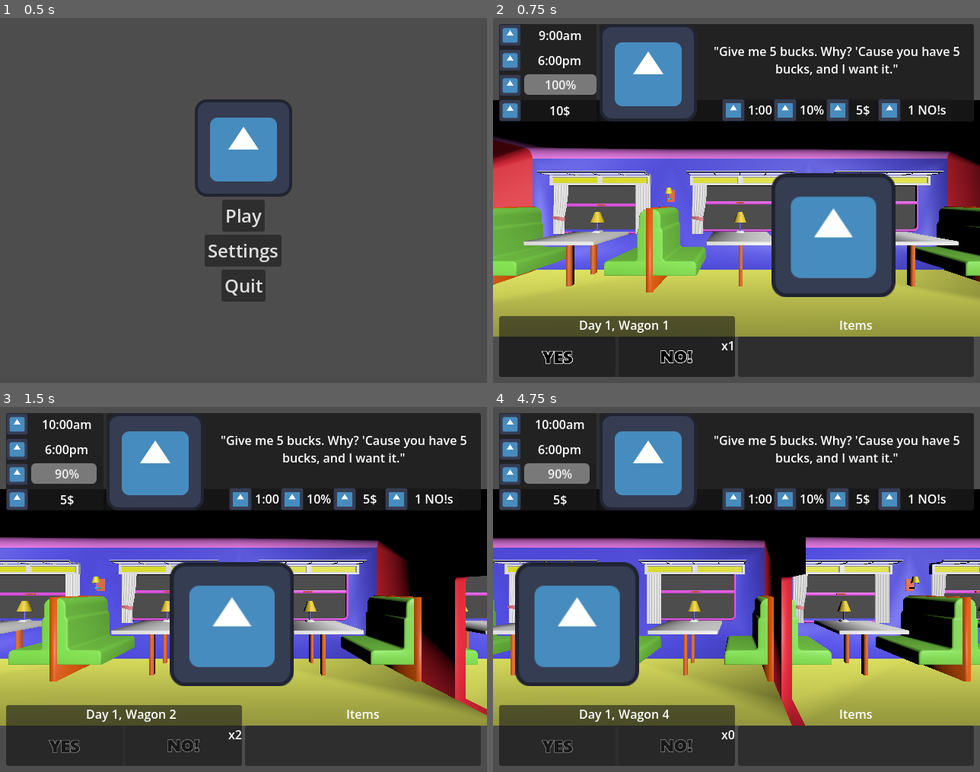
Above: before the commit, frames 1-4 (two rows, left to right).
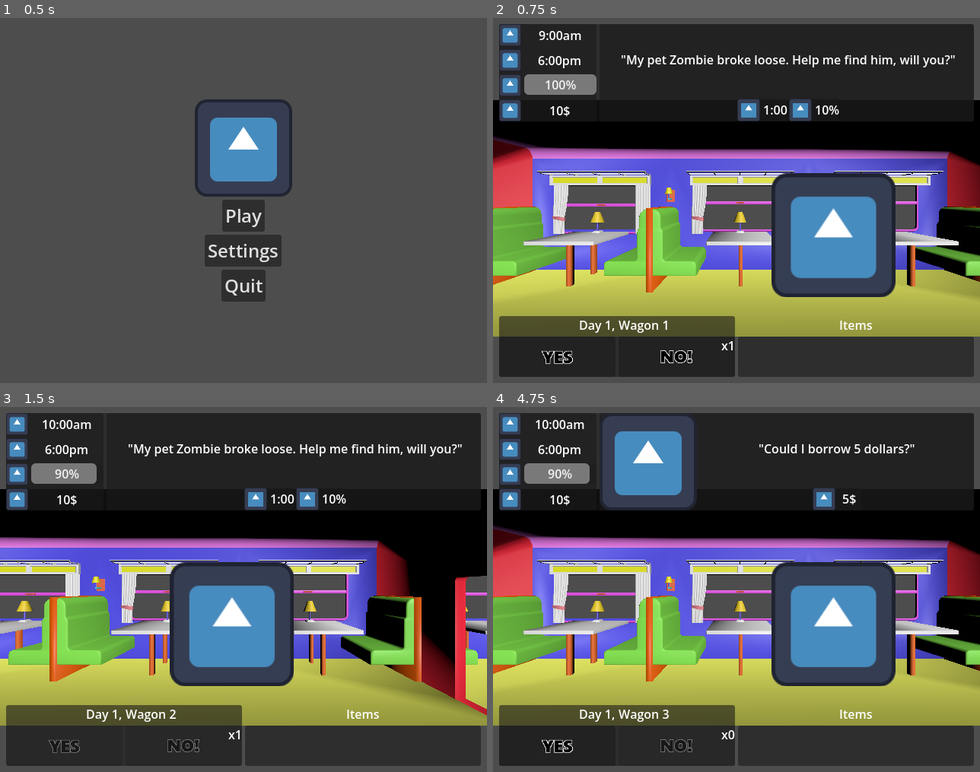
Above: after the commit, the same moments.

Repository: Smg065/WGJ2026
Game: Godot game, scene res://Scenes/MainMenu.tscn
Same seed, same stepped clock (60 frames per second), same inputs: the game is played once before the commit and once after it. The engine's default icon, where the game draws it, is replaced by a stand-in: a white triangle on a blue panel in a dark square.
Inputs (mouse positions are in pixels of both pictures, inside the frame that each line leads up to):
- Up to frame 1 (0.5 s): no input
- Up to frame 2 (0.75 s): click "Play" at 0.5 s
- Up to frame 3 (1.5 s): click (63, 746) at 1.25 s
- Up to frame 4 (4.75 s): click "x2" (after the commit: "x1") at 2.75 s; click (678, 746) at 4.25 s, where only the run before the commit has a clickable "x1"

Frame 1 is identical in both runs. In frame 2, 7.9% of the frame differs, in the area x 21-96%, y 2-29%; in frame 3, 8.0%; in frame 4, 37%, in the area x 0-100%, y 7-95%.

Commit message:
RequestExamples

Diff:
--- /dev/null
+++ b/Resources/Requests/BorrowMoney.tres
@@ -0,0 +1,17 @@
+[gd_resource type="Resource" script_class="CharacterRequest" format=3 uid="uid://cg0m5rkw0g00p"]
+
+[ext_resource type="Texture2D" uid="uid://duy0mimcue85a" path="res://icon.svg" id="1_faa7q"]
+[ext_resource type="Script" uid="uid://crmyuhxtt7onq" path="res://Scripts/CharacterRequest.gd" id="2_6iikf"]
+
+[resource]
+script = ExtResource("2_6iikf")
+dialogueEn = "\"Could I borrow 5 dollars?\""
+tagBlacklist = Array[String](["Borrow1"])
+yesTags = Array[String](["Borrow1"])
+timeCost = 0
+moneyCost = 5
+charWagon = ExtResource("1_faa7q")
+charProfile = ExtResource("1_faa7q")
+charYes = ExtResource("1_faa7q")
+charNo = ExtResource("1_faa7q")
+metadata/_custom_type_script = "uid://crmyuhxtt7onq"
--- /dev/null
+++ b/Resources/Requests/BorrowMoney2.tres
@@ -0,0 +1,19 @@
+[gd_resource type="Resource" script_class="CharacterRequest" format=3 uid="uid://ydy7tut73310"]
+
+[ext_resource type="Texture2D" uid="uid://duy0mimcue85a" path="res://icon.svg" id="1_osk7s"]
+[ext_resource type="Script" uid="uid://crmyuhxtt7onq" path="res://Scripts/CharacterRequest.gd" id="2_fwakd"]
+
+[resource]
+script = ExtResource("2_fwakd")
+dialogueEn = "\"I have your money. I just can't figure out where I left it... Will you help me find it?\""
+tagWhitelist = Array[String](["Borrow1"])
+tagBlacklist = Array[String](["Borrow2"])
+yesTags = Array[String](["Borrow2"])
+energyCost = 15
+timeCost = 2
+moneyCost = -5
+charWagon = ExtResource("1_osk7s")
+charProfile = ExtResource("1_osk7s")
+charYes = ExtResource("1_osk7s")
+charNo = ExtResource("1_osk7s")
+metadata/_custom_type_script = "uid://crmyuhxtt7onq"
--- /dev/null
+++ b/Resources/Requests/BorrowMoney3.tres
@@ -0,0 +1,18 @@
+[gd_resource type="Resource" script_class="CharacterRequest" format=3 uid="uid://cwssdq3uj27ju"]
+
+[ext_resource type="Texture2D" uid="uid://duy0mimcue85a" path="res://icon.svg" id="1_cs78q"]
+[ext_resource type="Script" uid="uid://crmyuhxtt7onq" path="res://Scripts/CharacterRequest.gd" id="2_0ux28"]
+
+[resource]
+script = ExtResource("2_0ux28")
+dialogueEn = "\"Could I borrow 10 dollars?\""
+tagWhitelist = Array[String](["Borrow2"])
+tagBlacklist = Array[String](["Borrow3"])
+yesTags = Array[String](["Borrow3"])
+timeCost = 0
+moneyCost = 10
+charWagon = ExtResource("1_cs78q")
+charProfile = ExtResource("1_cs78q")
+charYes = ExtResource("1_cs78q")
+charNo = ExtResource("1_cs78q")
+metadata/_custom_type_script = "uid://crmyuhxtt7onq"
--- /dev/null
+++ b/Resources/Requests/BorrowMoney4.tres
@@ -0,0 +1,19 @@
+[gd_resource type="Resource" script_class="CharacterRequest" format=3 uid="uid://bf1o40asdj7tk"]
+
+[ext_resource type="Texture2D" uid="uid://duy0mimcue85a" path="res://icon.svg" id="1_bbatb"]
+[ext_resource type="Script" uid="uid://crmyuhxtt7onq" path="res://Scripts/CharacterRequest.gd" id="2_a27yy"]
+
+[resource]
+script = ExtResource("2_a27yy")
+dialogueEn = "\"I've got your 10 dollars I borrowed, but one of the passangers took my wallet. Could you help me?\""
+tagWhitelist = Array[String](["Borrow3"])
+tagBlacklist = Array[String](["Borrow4"])
+yesTags = Array[String](["Borrow4"])
+energyCost = 20
+timeCost = 3
+moneyCost = -10
+charWagon = ExtResource("1_bbatb")
+charProfile = ExtResource("1_bbatb")
+charYes = ExtResource("1_bbatb")
+charNo = ExtResource("1_bbatb")
+metadata/_custom_type_script = "uid://crmyuhxtt7onq"
--- /dev/null
+++ b/Resources/Requests/BorrowMoney5.tres
@@ -0,0 +1,17 @@
+[gd_resource type="Resource" script_class="CharacterRequest" format=3 uid="uid://cwb0bha1mjja1"]
+
+[ext_resource type="Texture2D" uid="uid://duy0mimcue85a" path="res://icon.svg" id="1_vbcep"]
+[ext_resource type="Script" uid="uid://crmyuhxtt7onq" path="res://Scripts/CharacterRequest.gd" id="2_h8fsd"]
+
+[resource]
+script = ExtResource("2_h8fsd")
+dialogueEn = "\"Hate to ask again, can I borrow 20 dollars? And help me find my wallet again?\""
+tagWhitelist = Array[String](["Borrow4"])
+tagBlacklist = Array[String](["Borrow5"])
+yesTags = Array[String](["Borrow5"])
+moneyCost = 20
+charWagon = ExtResource("1_vbcep")
+charProfile = ExtResource("1_vbcep")
+charYes = ExtResource("1_vbcep")
+charNo = ExtResource("1_vbcep")
+metadata/_custom_type_script = "uid://crmyuhxtt7onq"
--- /dev/null
+++ b/Resources/Requests/DogTicket.tres
@@ -0,0 +1,14 @@
+[gd_resource type="Resource" script_class="CharacterRequest" format=3 uid="uid://eodyfnqu3ccn"]
+
+[ext_resource type="Texture2D" uid="uid://duy0mimcue85a" path="res://icon.svg" id="1_4vy1b"]
+[ext_resource type="Script" uid="uid://crmyuhxtt7onq" path="res://Scripts/CharacterRequest.gd" id="2_oi8i8"]
+
+[resource]
+script = ExtResource("2_oi8i8")
+dialogueEn = "\"A dog ate my ticket! May you help me get a new one?\""
+moneyCost = 5
+charWagon = ExtResource("1_4vy1b")
+charProfile = ExtResource("1_4vy1b")
+charYes = ExtResource("1_4vy1b")
+charNo = ExtResource("1_4vy1b")
+metadata/_custom_type_script = "uid://crmyuhxtt7onq"
--- a/Resources/Requests/Example2.tres
+++ /dev/null
@@ -1,16 +0,0 @@
-[gd_resource type="Resource" script_class="CharacterRequest" format=3 uid="uid://cpo5nnwjvepxs"]
-
-[ext_resource type="Texture2D" uid="uid://duy0mimcue85a" path="res://icon.svg" id="1_salvg"]
-[ext_resource type="Script" uid="uid://crmyuhxtt7onq" path="res://Scripts/CharacterRequest.gd" id="2_0d7on"]
-
-[resource]
-script = ExtResource("2_0d7on")
-dialogueEn = "\"Give me 5 bucks. Why? 'Cause you have 5 bucks, and I want it.\""
-energyCost = 10
-moneyCost = 5
-noCost = -1
-charWagon = ExtResource("1_salvg")
-charProfile = ExtResource("1_salvg")
-charYes = ExtResource("1_salvg")
-charNo = ExtResource("1_salvg")
-metadata/_custom_type_script = "uid://crmyuhxtt7onq"
--- /dev/null
+++ b/Resources/Requests/HaveCoffee.tres
@@ -0,0 +1,16 @@
+[gd_resource type="Resource" script_class="CharacterRequest" format=3 uid="uid://cpo5nnwjvepxs"]
+
+[ext_resource type="Texture2D" uid="uid://duy0mimcue85a" path="res://icon.svg" id="1_dy2es"]
+[ext_resource type="Script" uid="uid://crmyuhxtt7onq" path="res://Scripts/CharacterRequest.gd" id="2_188va"]
+
+[resource]
+script = ExtResource("2_188va")
+dialogueEn = "\"Would you care for some expirimental coffee?\""
+energyCost = -25
+timeCost = 0
+moneyCost = 5
+charWagon = ExtResource("1_dy2es")
+charProfile = ExtResource("1_dy2es")
+charYes = ExtResource("1_dy2es")
+charNo = ExtResource("1_dy2es")
+metadata/_custom_type_script = "uid://crmyuhxtt7onq"
--- /dev/null
+++ b/Resources/Requests/MadScientist1.tres
@@ -0,0 +1,11 @@
+[gd_resource type="Resource" script_class="CharacterRequest" format=3 uid="uid://b64e2fx2rudq3"]
+
+[ext_resource type="Script" uid="uid://crmyuhxtt7onq" path="res://Scripts/CharacterRequest.gd" id="1_8pai0"]
+
+[resource]
+script = ExtResource("1_8pai0")
+dialogueEn = "\"My pet Zombie broke loose. Help me find him, will you?\""
+tagBlacklist = Array[String](["MadScience1"])
+yesTags = Array[String](["MadScience1"])
+energyCost = 10
+metadata/_custom_type_script = "uid://crmyuhxtt7onq"
--- /dev/null
+++ b/Resources/Requests/MadScientist2.tres
@@ -0,0 +1,12 @@
+[gd_resource type="Resource" script_class="CharacterRequest" format=3 uid="uid://bkbgwoqu8hher"]
+
+[ext_resource type="Script" uid="uid://crmyuhxtt7onq" path="res://Scripts/CharacterRequest.gd" id="1_uasqi"]
+
+[resource]
+script = ExtResource("1_uasqi")
+dialogueEn = "\"My pet Zombie bit someone. Help me catch them, will you?\""
+tagWhitelist = Array[String](["MadScience1"])
+tagBlacklist = Array[String](["MadScience2"])
+yesTags = Array[String](["MadScience2"])
+energyCost = 30
+metadata/_custom_type_script = "uid://crmyuhxtt7onq"
--- /dev/null
+++ b/Resources/Requests/MadScientist3.tres
@@ -0,0 +1,11 @@
+[gd_resource type="Resource" script_class="CharacterRequest" format=3 uid="uid://bg6oy73j8ajgj"]
+
+[ext_resource type="Script" uid="uid://crmyuhxtt7onq" path="res://Scripts/CharacterRequest.gd" id="1_nswni"]
+
+[resource]
+script = ExtResource("1_nswni")
+dialogueEn = "\"My pet Zombie bit a [i]lot[/i] of people. Help me catch them, will you?\""
+tagWhitelist = Array[String](["MadScience2"])
+energyCost = 40
+timeCost = 2
+metadata/_custom_type_script = "uid://crmyuhxtt7onq"
--- /dev/null
+++ b/Resources/Requests/OldLadyStory.tres
@@ -0,0 +1,17 @@
+[gd_resource type="Resource" script_class="CharacterRequest" format=3 uid="uid://cqwimqdgptmes"]
+
+[ext_resource type="Texture2D" uid="uid://duy0mimcue85a" path="res://icon.svg" id="1_j88ck"]
+[ext_resource type="Script" uid="uid://crmyuhxtt7onq" path="res://Scripts/CharacterRequest.gd" id="2_6uffv"]
+
+[resource]
+script = ExtResource("2_6uffv")
+dialogueEn = "\"Hello, sweetie. I'm heading to the Swiss mountains. I promise you it's quite the interesting story...\""
+tagBlacklist = Array[String](["GrandmaStory"])
+yesTags = Array[String](["GrandmaStory"])
+energyCost = 20
+timeCost = 2
+charWagon = ExtResource("1_j88ck")
+charProfile = ExtResource("1_j88ck")
+charYes = ExtResource("1_j88ck")
+charNo = ExtResource("1_j88ck")
+metadata/_custom_type_script = "uid://crmyuhxtt7onq"
--- /dev/null
+++ b/Resources/Requests/OldLadyStory2.tres
@@ -0,0 +1,18 @@
+[gd_resource type="Resource" script_class="CharacterRequest" format=3 uid="uid://tpxj62v1lcw1"]
+
+[ext_resource type="Texture2D" uid="uid://duy0mimcue85a" path="res://icon.svg" id="1_5n5p7"]
+[ext_resource type="Script" uid="uid://crmyuhxtt7onq" path="res://Scripts/CharacterRequest.gd" id="2_nj2k5"]
+
+[resource]
+script = ExtResource("2_nj2k5")
+dialogueEn = "\"Hello, sweetie. I'm visiting my grandchildren in the Swiss mountains. I promise you it's quite the interesting story...\""
+tagWhitelist = Array[String](["GrandmaStory"])
+tagBlacklist = Array[String](["GrandmaStory2"])
+yesTags = Array[String](["GrandmaStory2"])
+energyCost = 30
+timeCost = 3
+charWagon = ExtResource("1_5n5p7")
+charProfile = ExtResource("1_5n5p7")
+charYes = ExtResource("1_5n5p7")
+charNo = ExtResource("1_5n5p7")
+metadata/_custom_type_script = "uid://crmyuhxtt7onq"
--- /dev/null
+++ b/Resources/Requests/OldLadyStory3.tres
@@ -0,0 +1,18 @@
+[gd_resource type="Resource" script_class="CharacterRequest" format=3 uid="uid://dc058cmgwr6kn"]
+
+[ext_resource type="Texture2D" uid="uid://duy0mimcue85a" path="res://icon.svg" id="1_iu4h2"]
+[ext_resource type="Script" uid="uid://crmyuhxtt7onq" path="res://Scripts/CharacterRequest.gd" id="2_1euat"]
+
+[resource]
+script = ExtResource("2_1euat")
+dialogueEn = "\"Hello, sweetie. My first husband and I met in the Swiss mountains. I promise you it's quite the interesting story...\""
+tagWhitelist = Array[String](["GrandmaStory2"])
+tagBlacklist = Array[String](["GrandmaStory3"])
+yesTags = Array[String](["GrandmaStory3"])
+energyCost = 40
+timeCost = 4
+charWagon = ExtResource("1_iu4h2")
+charProfile = ExtResource("1_iu4h2")
+charYes = ExtResource("1_iu4h2")
+charNo = ExtResource("1_iu4h2")
+metadata/_custom_type_script = "uid://crmyuhxtt7onq"
--- /dev/null
+++ b/Resources/Requests/OldLadyThanks.tres
@@ -0,0 +1,18 @@
+[gd_resource type="Resource" script_class="CharacterRequest" format=3 uid="uid://boku6cvm5lt0i"]
+
+[ext_resource type="Texture2D" uid="uid://duy0mimcue85a" path="res://icon.svg" id="1_o2rgp"]
+[ext_resource type="Script" uid="uid://crmyuhxtt7onq" path="res://Scripts/CharacterRequest.gd" id="2_goqml"]
+
+[resource]
+script = ExtResource("2_goqml")
+dialogueEn = "\"Hello, sweetie. Thank you for listening to my stories... I want you to have this!\""
+tagWhitelist = Array[String](["GrandmaStory3"])
+tagBlacklist = Array[String](["GrandmaStory4"])
+yesTags = Array[String](["GrandmaStory4"])
+timeCost = 0
+moneyCost = -20
+charWagon = ExtResource("1_o2rgp")
+charProfile = ExtResource("1_o2rgp")
+charYes = ExtResource("1_o2rgp")
+charNo = ExtResource("1_o2rgp")
+metadata/_custom_type_script = "uid://crmyuhxtt7onq"
--- /dev/null
+++ b/Resources/Requests/ReadBook1.tres
@@ -0,0 +1,17 @@
+[gd_resource type="Resource" script_class="CharacterRequest" format=3 uid="uid://c2r87h3ffvc3t"]
+
+[ext_resource type="Texture2D" uid="uid://duy0mimcue85a" path="res://icon.svg" id="1_mm8ba"]
+[ext_resource type="Script" uid="uid://crmyuhxtt7onq" path="res://Scripts/CharacterRequest.gd" id="2_jy67g"]
+
+[resource]
+script = ExtResource("2_jy67g")
+dialogueEn = "\"May you please give feedback to the story I just wrote? Money is no object to me...\""
+energyCost = 20
+timeCost = 2
+moneyCost = -10
+maxDay = 2
+charWagon = ExtResource("1_mm8ba")
+charProfile = ExtResource("1_mm8ba")
+charYes = ExtResource("1_mm8ba")
+charNo = ExtResource("1_mm8ba")
+metadata/_custom_type_script = "uid://crmyuhxtt7onq"
--- /dev/null
+++ b/Resources/Requests/ReadBook2.tres
@@ -0,0 +1,18 @@
+[gd_resource type="Resource" script_class="CharacterRequest" format=3 uid="uid://bgwuslgjjbr1s"]
+
+[ext_resource type="Texture2D" uid="uid://duy0mimcue85a" path="res://icon.svg" id="1_3u7ux"]
+[ext_resource type="Script" uid="uid://crmyuhxtt7onq" path="res://Scripts/CharacterRequest.gd" id="2_02f13"]
+
+[resource]
+script = ExtResource("2_02f13")
+dialogueEn = "\"I rewrote my story into a full novel series! Would you please give feedback? Money is no object to me...\""
+energyCost = 30
+timeCost = 3
+moneyCost = -15
+minDay = 3
+maxDay = 4
+charWagon = ExtResource("1_3u7ux")
+charProfile = ExtResource("1_3u7ux")
+charYes = ExtResource("1_3u7ux")
+charNo = ExtResource("1_3u7ux")
+metadata/_custom_type_script = "uid://crmyuhxtt7onq"
--- /dev/null
+++ b/Resources/Requests/ReadBook3.tres
@@ -0,0 +1,17 @@
+[gd_resource type="Resource" script_class="CharacterRequest" format=3 uid="uid://xe5o7lfyrue2"]
+
+[ext_resource type="Texture2D" uid="uid://duy0mimcue85a" path="res://icon.svg" id="1_oy5h8"]
+[ext_resource type="Script" uid="uid://crmyuhxtt7onq" path="res://Scripts/CharacterRequest.gd" id="2_8x2bb"]
+
+[resource]
+script = ExtResource("2_8x2bb")
+dialogueEn = "\"They're adapting my books into a film! Would you care to read the screenplay for me?\""
+energyCost = 50
+timeCost = 3
+moneyCost = -15
+minDay = 5
+charWagon = ExtResource("1_oy5h8")
+charProfile = ExtResource("1_oy5h8")
+charYes = ExtResource("1_oy5h8")
+charNo = ExtResource("1_oy5h8")
+metadata/_custom_type_script = "uid://crmyuhxtt7onq"
--- a/Scripts/Gameplay.gd
+++ b/Scripts/Gameplay.gd
@@ -318,12 +318,19 @@
 		else:
 			end_day()
 
+func get_request() -> CharacterRequest:
+	var validRequests : Array[CharacterRequest]
+	for eachRequest in allRequests:
+		if eachRequest.can_select(day, renderedWagons, tags):
+			validRequests.append(eachRequest)
+	return validRequests.pick_random()
+
 func spawn_next_wagon() -> void:
 	wagonsLeft -= 1
 	var nextWagon : TrainWagon
 	if wagonsLeft > 0:
 		nextWagon = wagonPrefab.instantiate()
-		nextWagon.request = allRequests.pick_random()
+		nextWagon.request = get_request()
 		nextWagon.name = "Wagon"+str(wagonsLeft)
 	elif wagonsLeft == 0:
 		nextWagon = wagonPrefab.instantiate()
